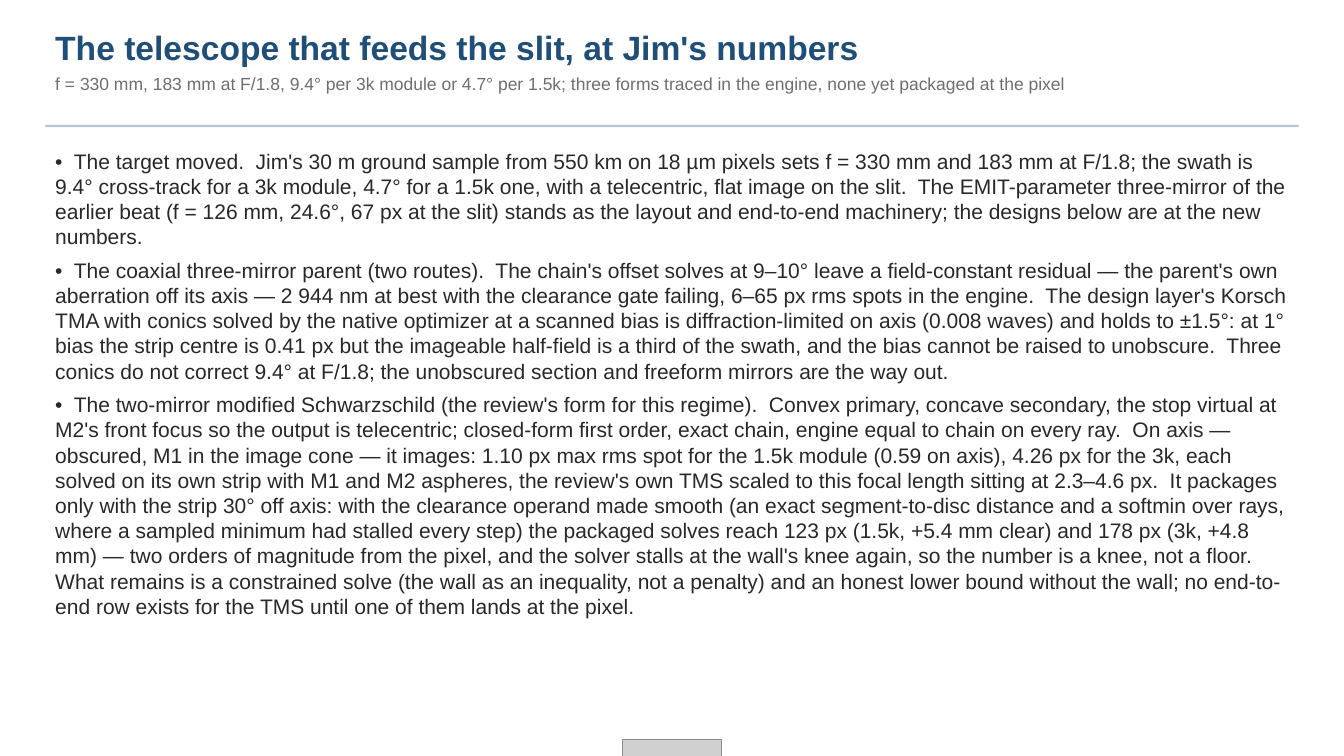
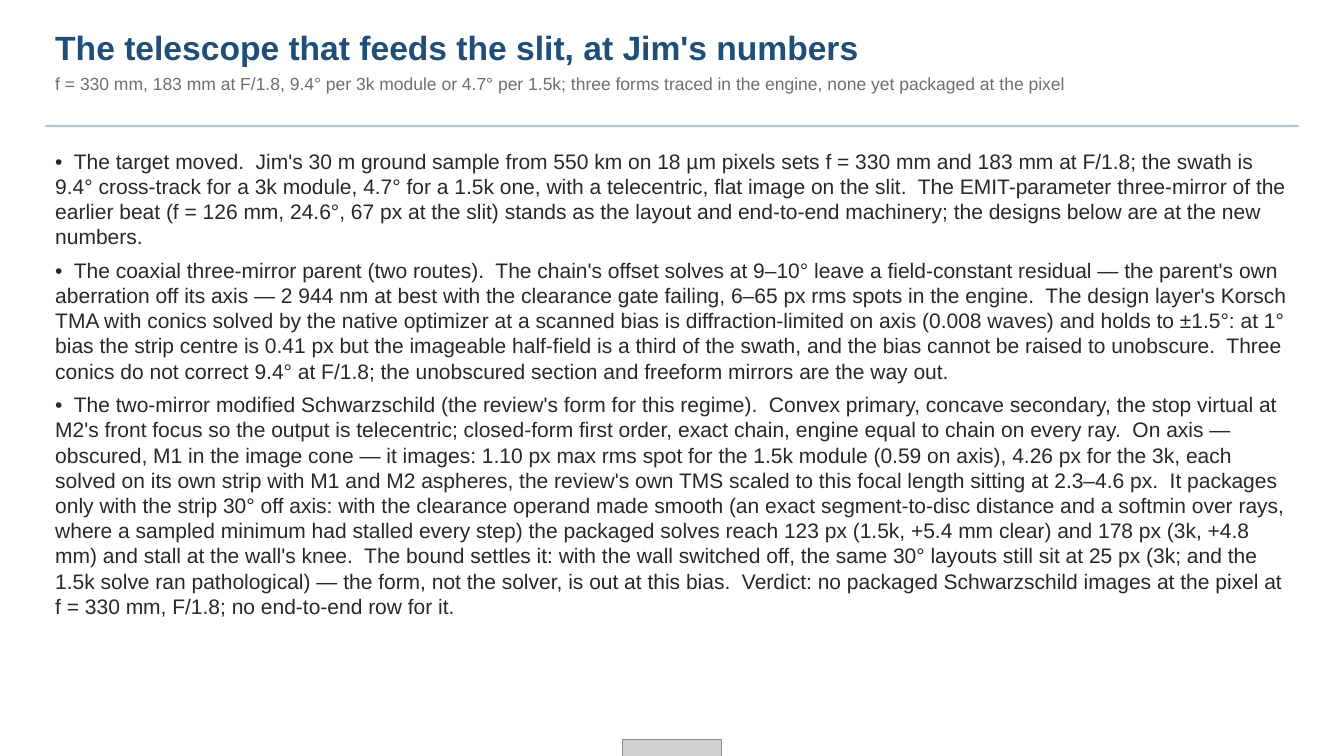
Before and after one commit to nasa-jpl/macos, a slide deck: slide 27 of demo_session/deck_dyson.pptx. Drawn at 1344x756 pixels with LibreOffice and Linux fonts; fonts in the diff are those of the drawing; grey boxes stand for pictures. Boxes give left, top, right and bottom in pixels: in the first picture for what was removed or moved away, otherwise in the second. Text is boxed around its words. In the diff, an @@ line names an element or a change of style, - is before the commit and + after.

```diff
--- a/demo_session/deck_dyson.pptx
+++ b/demo_session/deck_dyson.pptx
@@ text at [55,396,1284,617]: text changed @@
-• The two-mirror modified Schwarzschild (the review's form for this regime). Convex primary, concave secondary, the stop virtual at M2's front focus so the output is telecentric; closed-form first order, exact chain, engine equal to chain on every ray. On axis — obscured, M1 in the image cone — it images: 1.10 px max rms spot for the 1.5k module (0.59 on axis), 4.26 px for the 3k, each solved on its own strip with M1 and M2 aspheres, the review's own TMS scaled to this focal length sitting at 2.3–4.6 px. It packages only with the strip 30° off axis: with the clearance operand made smooth (an exact segment-to-disc distance and a softmin over rays, where a sampled minimum had stalled every step) the packaged solves reach 123 px (1.5k, +5.4 mm clear) and 178 px (3k, +4.8 mm) — two orders of magnitude from the pixel, and the solver stalls at the wall's knee again, so the number is a knee, not a floor. What remains is a constrained solve (the wall as an inequality, not a penalty) and an honest lower bound without the wall; no end-to-end row exists for the TMS until one of them lands at the pixel.
+• The two-mirror modified Schwarzschild (the review's form for this regime). Convex primary, concave secondary, the stop virtual at M2's front focus so the output is telecentric; closed-form first order, exact chain, engine equal to chain on every ray. On axis — obscured, M1 in the image cone — it images: 1.10 px max rms spot for the 1.5k module (0.59 on axis), 4.26 px for the 3k, each solved on its own strip with M1 and M2 aspheres, the review's own TMS scaled to this focal length sitting at 2.3–4.6 px. It packages only with the strip 30° off axis: with the clearance operand made smooth (an exact segment-to-disc distance and a softmin over rays, where a sampled minimum had stalled every step) the packaged solves reach 123 px (1.5k, +5.4 mm clear) and 178 px (3k, +4.8 mm) and stall at the wall's knee. The bound settles it: with the wall switched off, the same 30° layouts still sit at 25 px (3k; and the 1.5k solve ran pathological) — the form, not the solver, is out at this bias. Verdict: no packaged Schwarzschild images at the pixel at f = 330 mm, F/1.8; no end-to-end row for it.
```
Also in this commit, not shown: 1 other slide changed, 1 other file.
